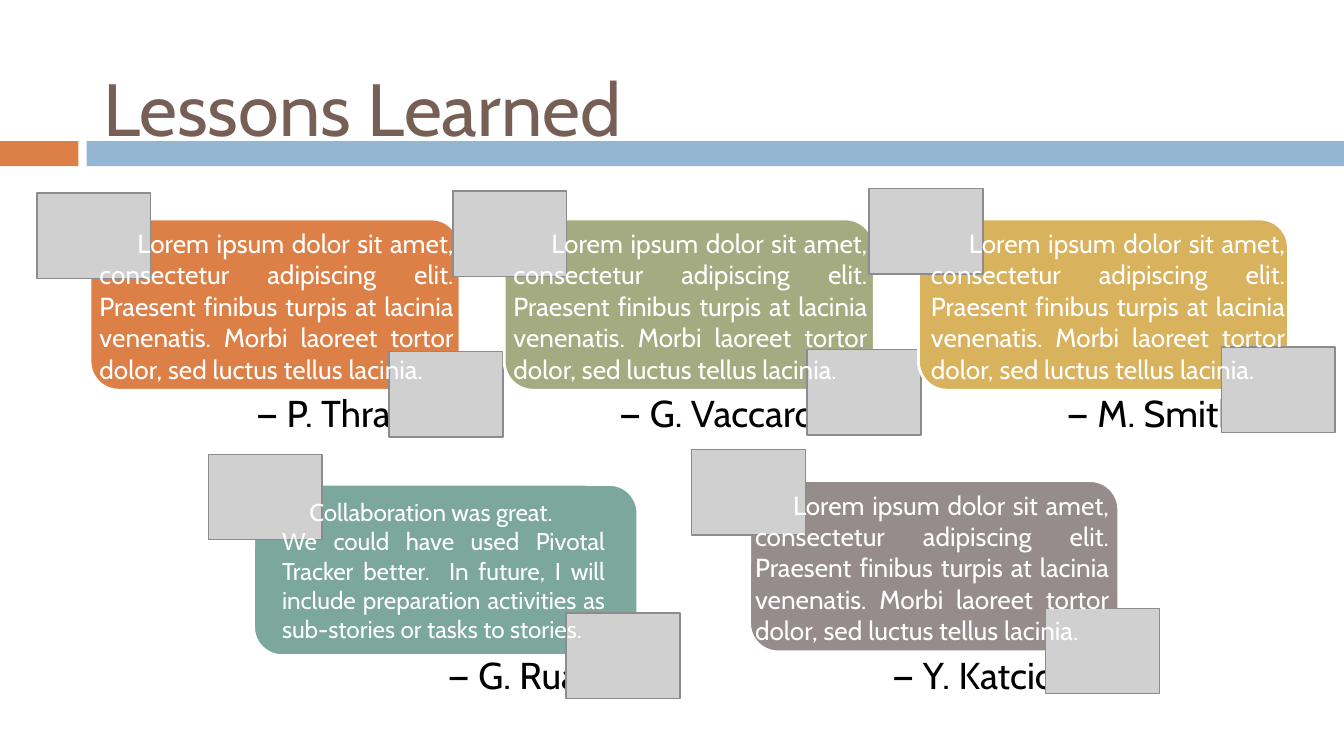
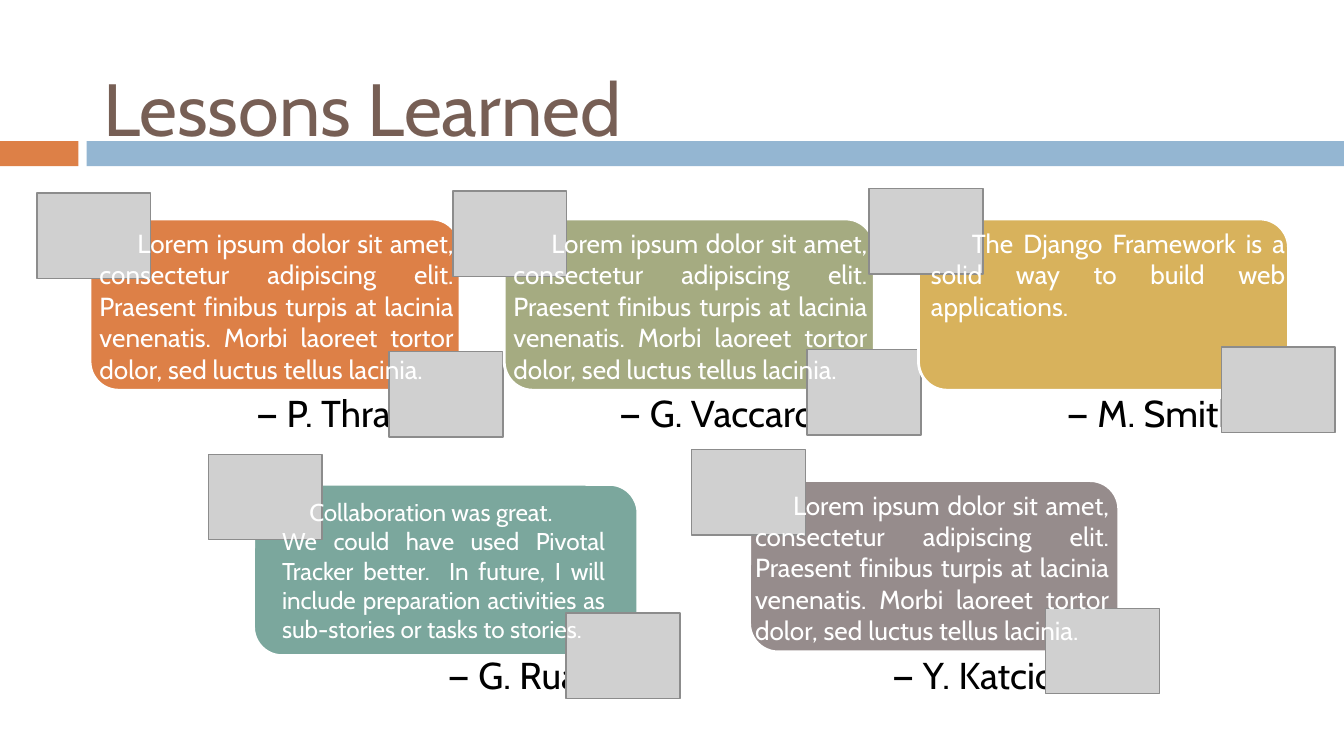
Before and after one commit to gvaccaro21/CS633---Term-Project, a slide deck: slide 37 of Final Presenation/CS_633_Zac3_term_project_report_FINAL_draft.pptx (slide 42 before the commit). Drawn at 1344x756 pixels with LibreOffice and Linux fonts; fonts in the diff are those of the drawing; grey boxes stand for pictures; background and template pictures are left out. Boxes give left, top, right and bottom in pixels: in the first picture for what was removed or moved away, otherwise in the second. Text is boxed around its words. In the diff, an @@ line names an element or a change of style, - is before the commit and + after.

```diff
--- a/Final Presenation/CS_633_Zac3_term_project_report_FINAL_draft.pptx
+++ b/Final Presenation/CS_633_Zac3_term_project_report_FINAL_draft.pptx
@@ text at bbox=[931, 231, 1285, 322]: text changed @@
-Lorem ipsum dolor sit amet, consectetur adipiscing elit. Praesent finibus turpis at lacinia venenatis. Morbi laoreet tortor dolor, sed luctus tellus lacinia.
+The Django Framework is a solid way to build web applications.
```
Also in this commit, not shown: 27 other slides changed, 3 slides added.
